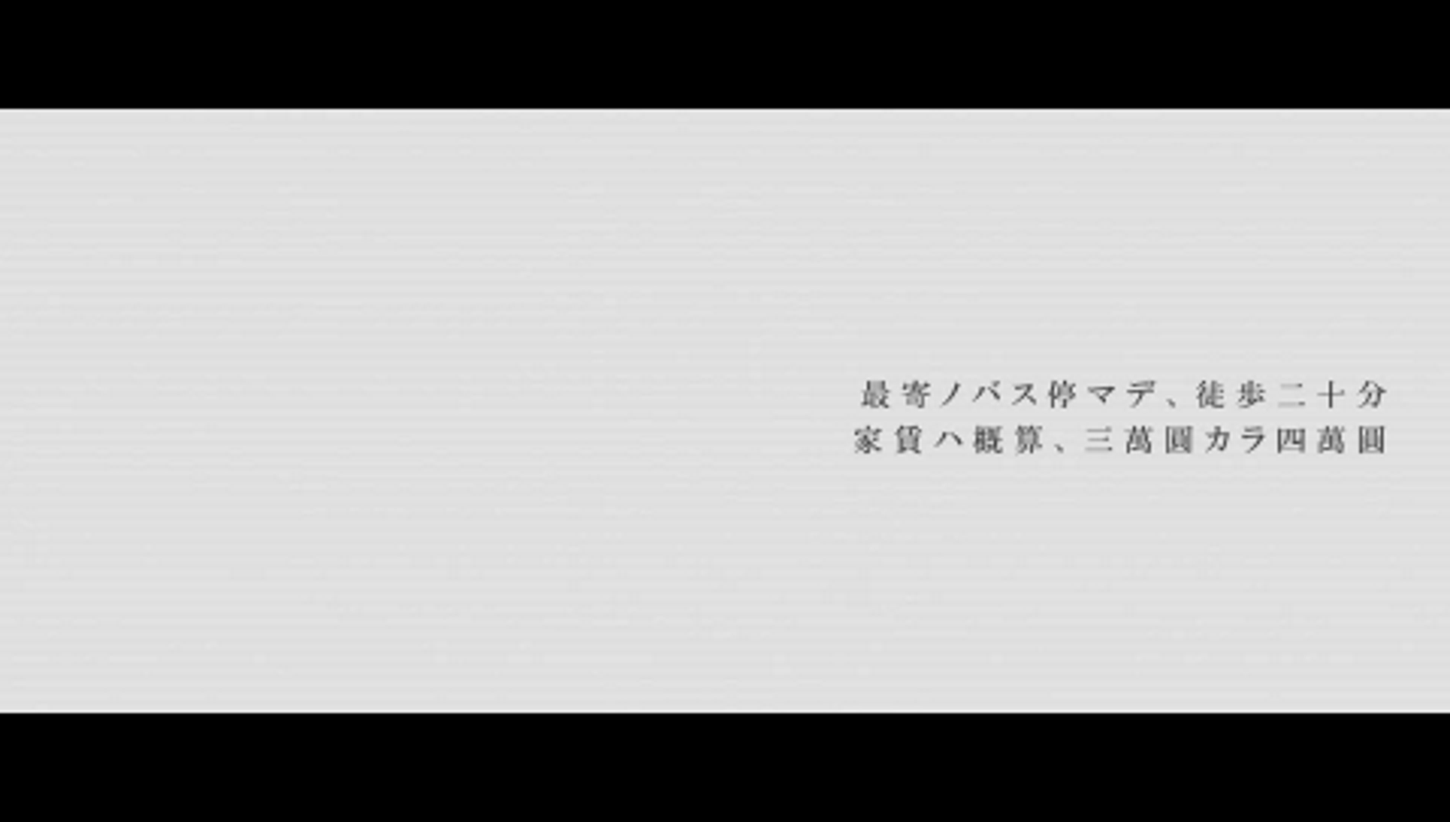
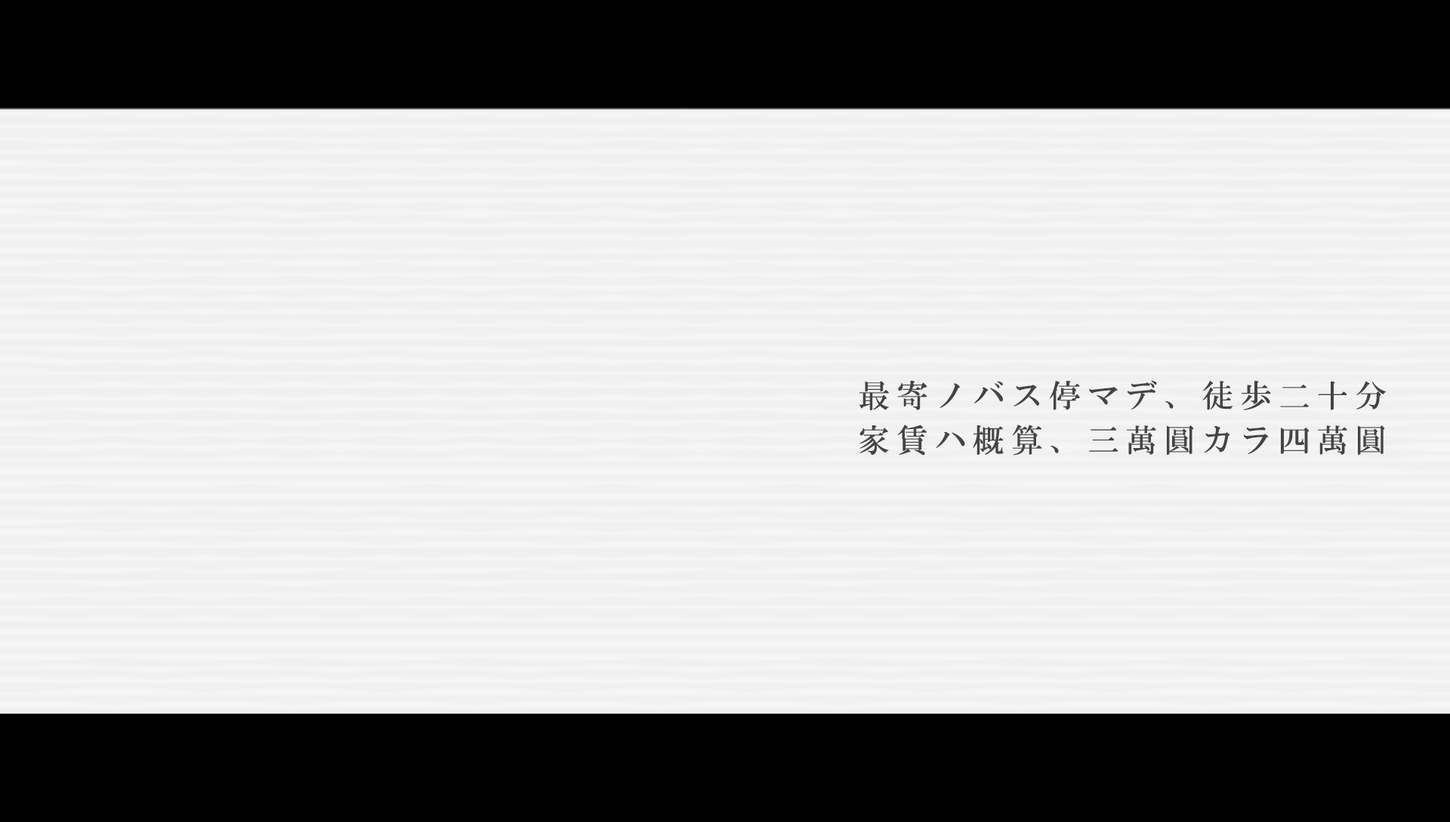
Before/after of a 1450px x 822px layered artwork. What changed in the layer stack:
added layer "最寄ノバス停マデ、徒歩二十分 家賃ハ概算、三萬圓カラ四萬圓" above "Layer 2" over (x1=859, y1=379, x2=1387, y2=456)
showed "Layer 2" over (x1=0, y1=107, x2=1450, y2=715)
